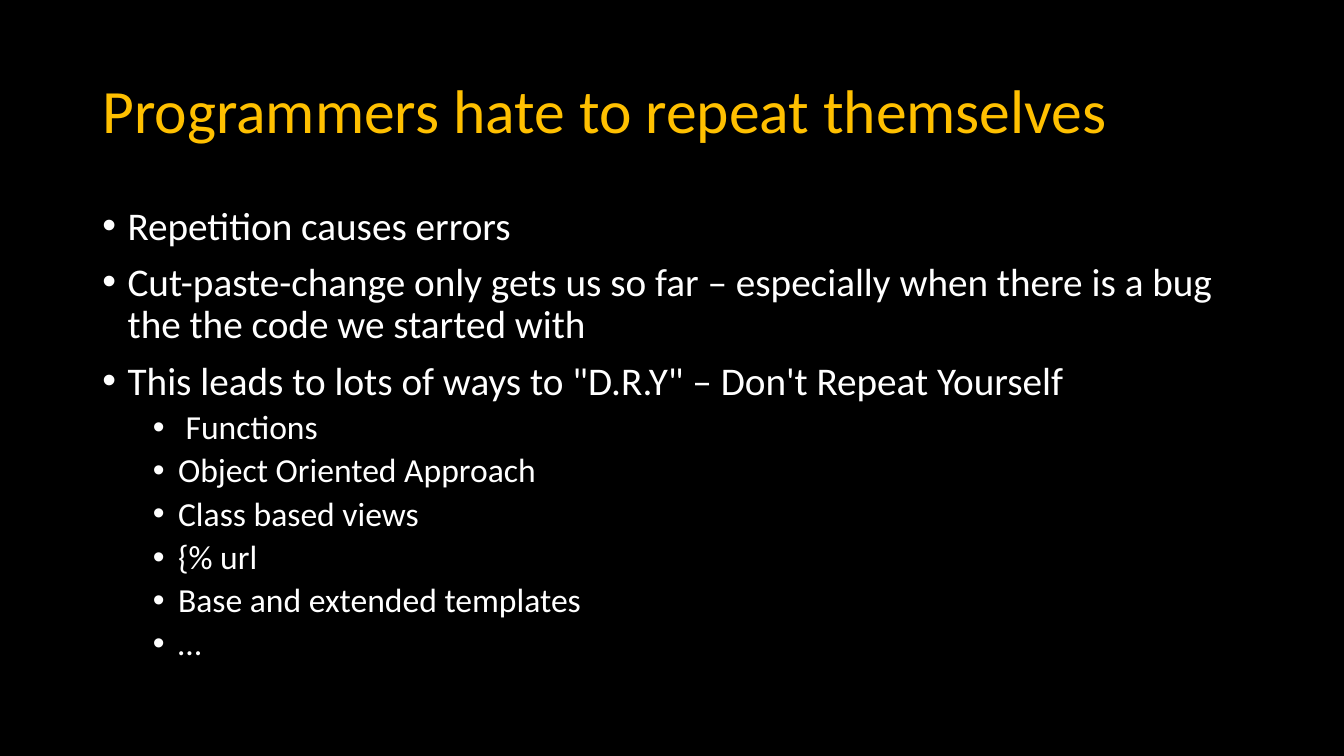
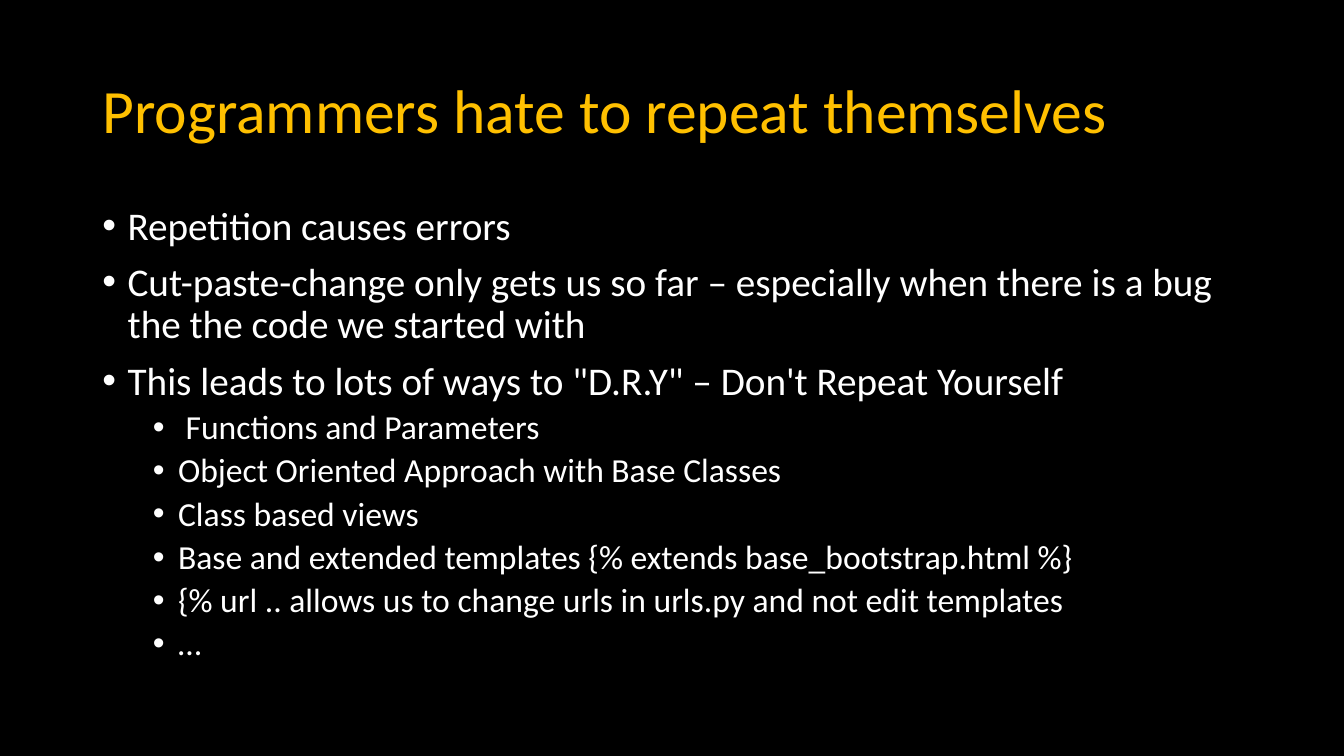
Before and after one commit to csev/dj4e, a slide deck: slide 40 of lectures/JS-03-Browser.pptx. Drawn at 1344x756 pixels with LibreOffice and Linux fonts; fonts in the diff are those of the drawing. Boxes give left, top, right and bottom in pixels: in the first picture for what was removed or moved away, otherwise in the second. Text is boxed around its words. In the diff, an @@ line names an element or a change of style, - is before the commit and + after.

Commit message:
Updates

```diff
--- a/lectures/JS-03-Browser.pptx
+++ b/lectures/JS-03-Browser.pptx
@@ text at bbox=[178, 415, 781, 488]: text changed @@
-  • Functions
-  • Object Oriented Approach
+  • Functions and Parameters
+  • Object Oriented Approach with Base Classes
@@ text at bbox=[178, 545, 1063, 618]: text changed @@
-  • {% url
-  • Base and extended templates
+  • Base and extended templates {% extends base_bootstrap.html %}
+  • {% url .. allows us to change urls in urls.py and not edit templates
```
Also in this commit, not shown: 5 other slides changed, 1 slide added.
